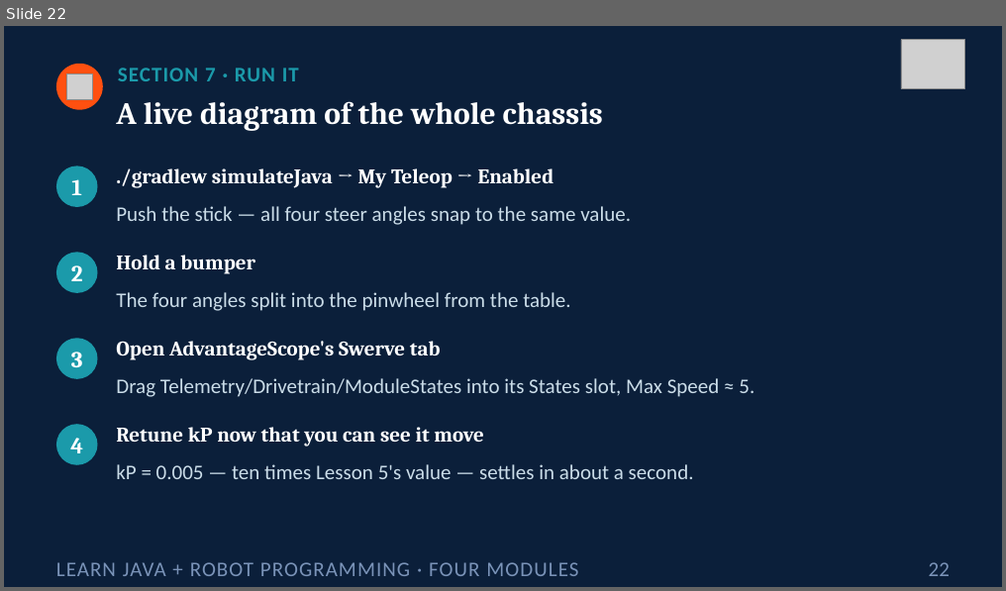
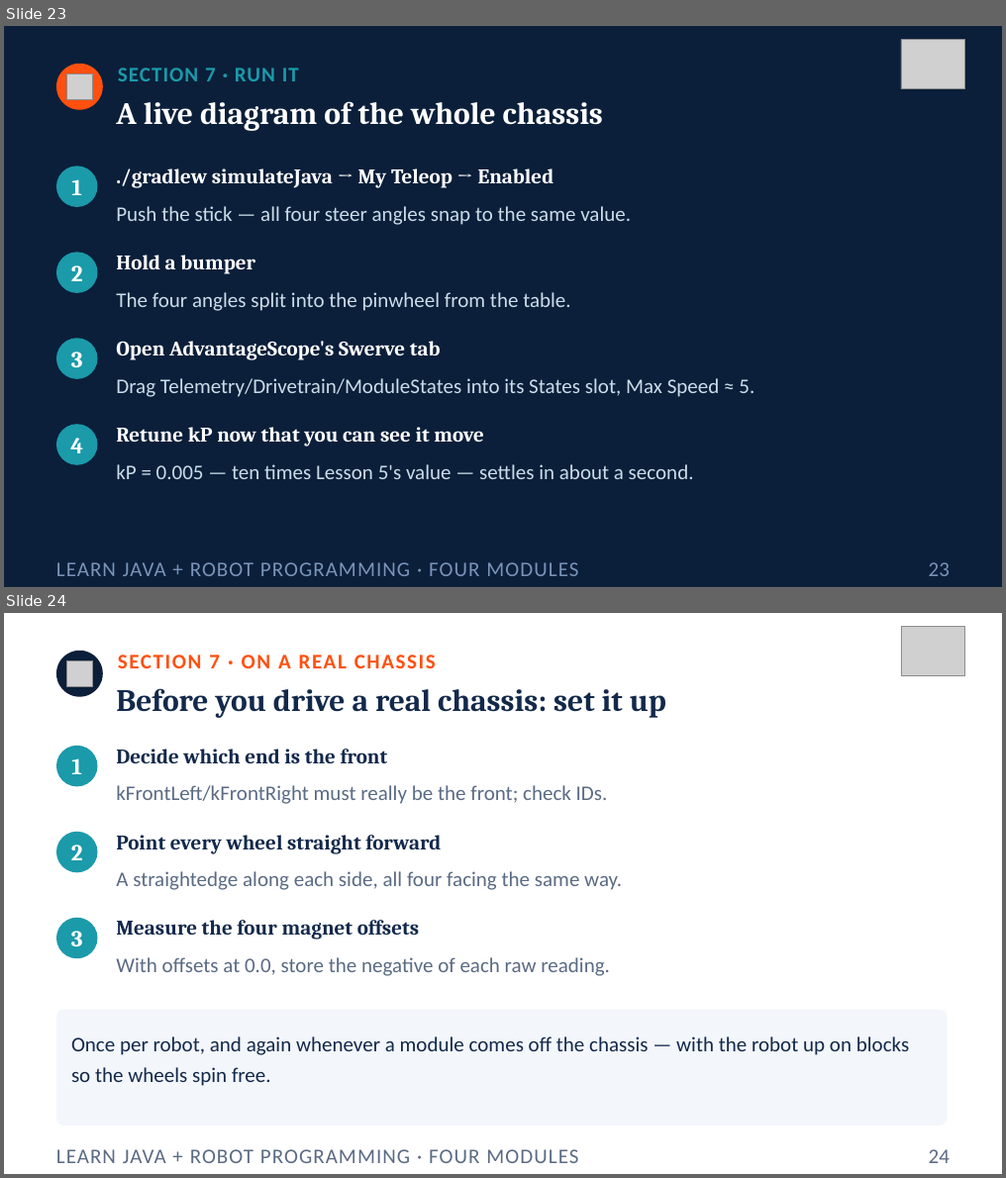
Before and after one commit to FRC5010/BasicRobotLessons, a slide deck: docs/presentations/v3/07-four-modules.pptx. Shown one above the other, each under a label of ours: slide 22 before the commit, slides 23 and 24 after it. The pictures are 1006x591 and 1006x1178 pixels, drawn with LibreOffice and Linux fonts; fonts in the diff are those of the drawing; grey boxes stand for pictures. Boxes give left, top, right and bottom in pixels: in the first picture for what was removed or moved away, otherwise in the second. Text is boxed around its words. In the diff, an @@ line names an element or a change of style, - is before the commit and + after.

```diff
--- a/docs/presentations/v3/07-four-modules.pptx
+++ b/docs/presentations/v3/07-four-modules.pptx
@@ slide 24 added at <box>4,613,1002,1174</box>, background #FFFFFF @@
@@ picture added at <box>901,627,964,676</box> @@
@@ ellipse added at <box>56,651,103,697</box>, fill #0B1F3A @@
@@ picture added at <box>67,661,92,686</box> @@
@@ text added at <box>118,655,436,668</box>, 20 pt, text #FF5010, bold @@
+SECTION 7 · ON A REAL CHASSIS
@@ text added at <box>116,688,666,718</box>, 30 pt, text #13294B, bold @@
+Before you drive a real chassis: set it up
@@ ellipse added at <box>56,746,98,786</box>, fill #1B9AAA @@
@@ text added at <box>71,759,82,774</box>, 22 pt, text #FFFFFF, bold @@
+1
@@ text added at <box>116,749,388,763</box>, 20 pt, text #13294B, bold @@
+Decide which end is the front
@@ text added at <box>116,785,608,804</box>, 20 pt, text #5B6B84 @@
+kFrontLeft/kFrontRight must really be the front; check IDs.
@@ ellipse added at <box>56,832,98,872</box>, fill #1B9AAA @@
@@ text added at <box>71,845,83,861</box>, 22 pt, text #FFFFFF, bold @@
+2
@@ text added at <box>116,835,441,855</box>, 20 pt, text #13294B, bold @@
+Point every wheel straight forward
@@ text added at <box>116,871,622,890</box>, 20 pt, text #5B6B84 @@
+A straightedge along each side, all four facing the same way.
@@ ellipse added at <box>56,918,98,959</box>, fill #1B9AAA @@
@@ text added at <box>71,931,83,947</box>, 22 pt, text #FFFFFF, bold @@
+3
@@ text added at <box>116,920,419,940</box>, 20 pt, text #13294B, bold @@
+Measure the four magnet offsets
@@ text added at <box>116,958,610,976</box>, 20 pt, text #5B6B84 @@
+With offsets at 0.0, store the negative of each raw reading.
@@ rounded rectangle added at <box>56,1010,947,1126</box>, fill #F3F6FA @@
@@ text added at <box>71,1037,909,1086</box>, 20 pt, text #13294B @@
+Once per robot, and again whenever a module comes off the chassis — with the robot up on blocks so the wheels spin free.
@@ text added at <box>56,1150,578,1163</box>, 20 pt, text #5B6B84 @@
+LEARN JAVA + ROBOT PROGRAMMING · FOUR MODULES
@@ text added at <box>929,1150,949,1163</box>, 20 pt, text #5B6B84 @@
+24
@@ what was slide 22 is now slide 23 @@
@@ slide 23 changed as well @@
@@ text at <box>929,563,949,576</box>: text changed @@
-22
+23
```
Also in this commit, not shown: 15 other slides changed, 3 other slides added, 6 other files.
